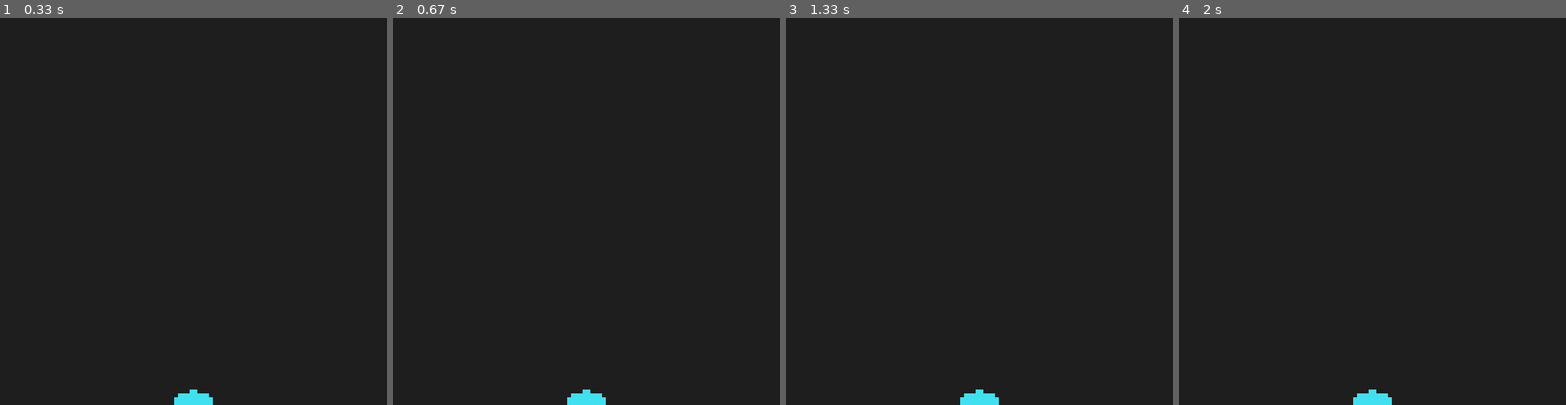
Above: before the commit, frames 1-4 (left to right).
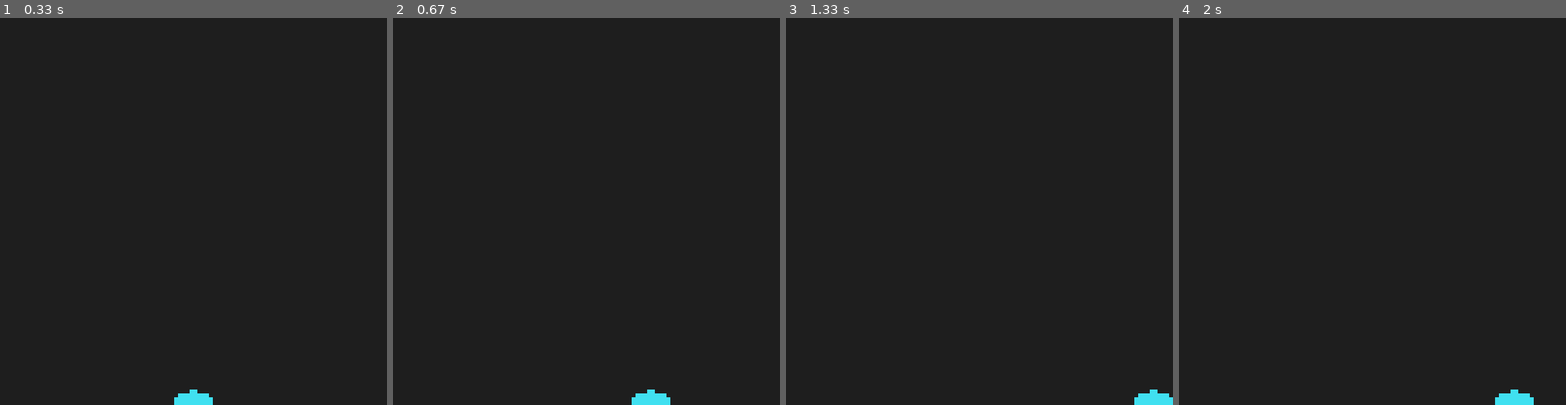
Above: after the commit, the same moments.

Repository: t-kanetake/pyprojects
Game: pygame game, started from games/spaceinvaders/spaceinvaders.py
The game is run twice, just before and just after one commit, with the same random seed, the same clock (stepped at 60 frames per second) and the same inputs.
Inputs:
- Up to frame 1 (0.33 s): no input
- Up to frame 2 (0.67 s): hold Space from 0.33 s (still down); hold Right from 0.33 s (still down)
- Up to frame 3 (1.33 s): release Space at 0.8 s; release Right at 0.8 s; hold Right 0.83-1.3 s
- Up to frame 4 (2 s): hold Left from 1.83 s (still down)

Frame 1 is identical in both runs. In frame 2, 0.6% of the frame differs, in the area x 45-72%, y 96-100%; in frame 3, 0.6%; in frame 4, 0.6%.

Commit message:
Add player laser test

Diff:
--- a/games/spaceinvaders/player.py
+++ b/games/spaceinvaders/player.py
@@ -3,7 +3,7 @@
 
 
 class Player(pygame.sprite.Sprite):
-    def __init__(self, pos):
+    def __init__(self, pos, constraint, speed):
         super().__init__()
         current_dir = os.path.dirname(os.path.abspath(__file__))
         game_dir = os.path.join(current_dir)
@@ -11,3 +11,29 @@
         image_path = os.path.join(graphics_path, "player.png")
         self.image = pygame.image.load(image_path).convert_alpha()
         self.rect = self.image.get_rect(midbottom = pos)
+        self.speed = speed
+        self.max_x_constraint = constraint
+
+    def get_input(self):
+        keys = pygame.key.get_pressed()
+
+        if keys[pygame.K_RIGHT]:
+            self.rect.x += self.speed
+        elif keys[pygame.K_LEFT]:
+            self.rect.x -= self.speed
+
+        if keys[pygame.K_SPACE]:
+            self.shoot_laser()
+
+    def constraint(self):
+        if self.rect.left <= 0:
+            self.rect.left = 0
+        if self.rect.right >= 600:
+            self.rect.right = 600
+
+    def shoot_laser(self):
+        print("shoot laser")
+
+    def update(self):
+        self.get_input()
+        self.constraint()
--- a/games/spaceinvaders/spaceinvaders.py
+++ b/games/spaceinvaders/spaceinvaders.py
@@ -1,17 +1,17 @@
 # project: space invaders
 # created: 12/27/2023
 
-import os
 import pygame, sys
 from player import Player
 
 class Game:
     def __init__(self):
-        player_sprite = Player((screen_width / 2, screen_height))
+        player_sprite = Player((screen_width / 2, screen_height), screen_width, 5)
         self.player = pygame.sprite.GroupSingle(player_sprite)
 
 
     def run(self):
+        self.player.update()
         self.player.draw(screen)
 
 if __name__ == "__main__":
